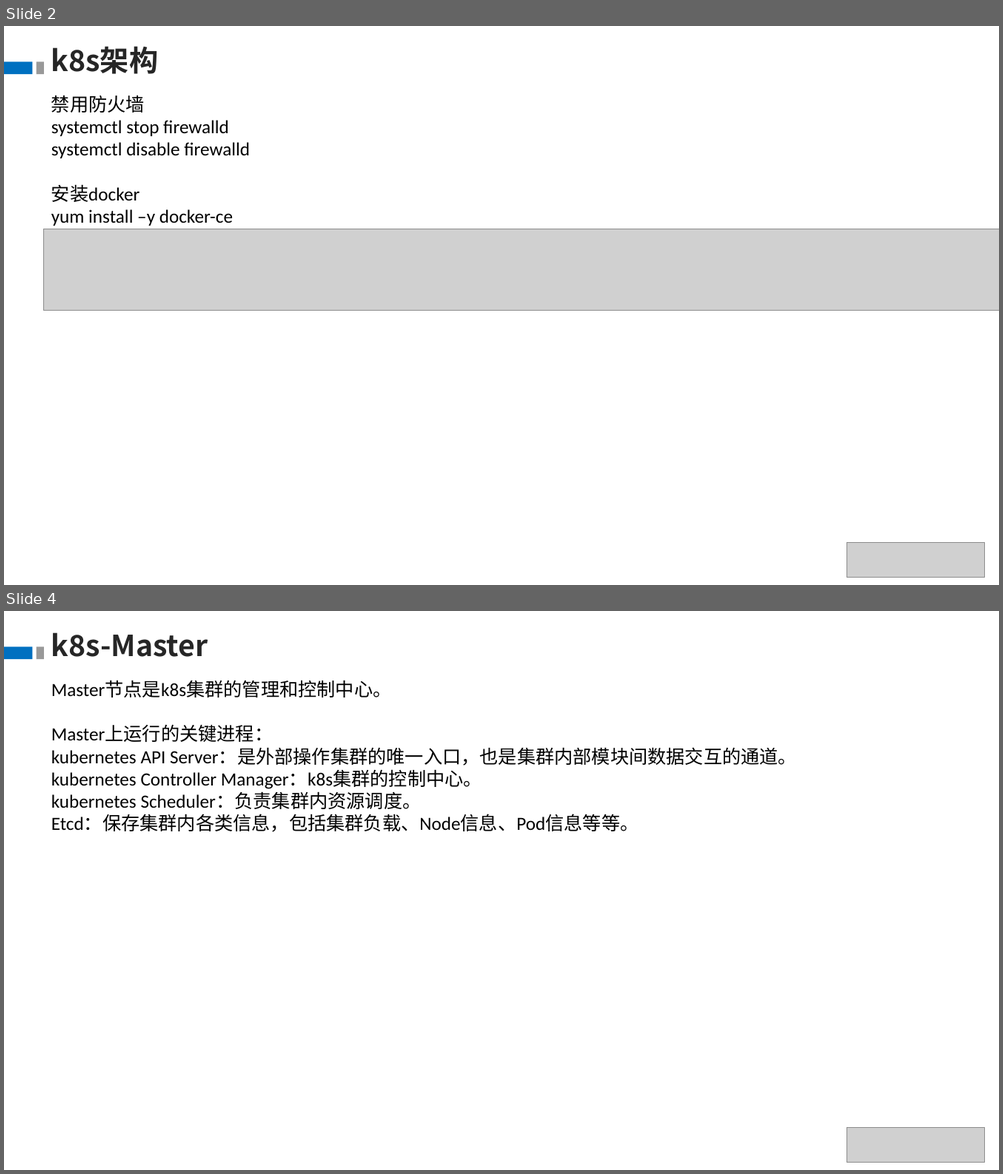
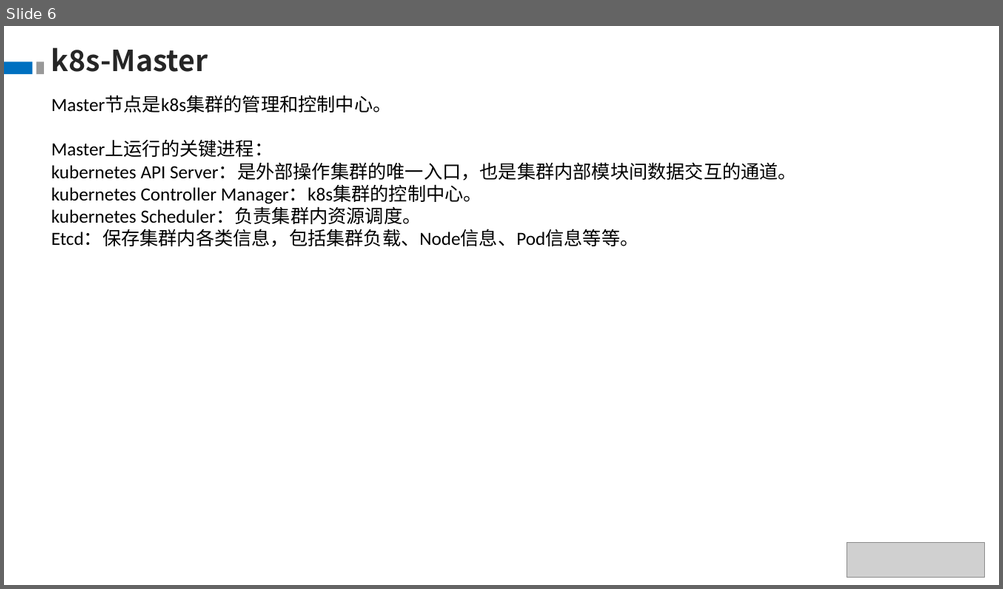
Before and after one commit to theDEADpool/data_structure, a slide deck: k8s.pptx. Shown one above the other, each under a label of ours: slides 2 and 4 before the commit, slide 6 after it; the slides between them are not shown. The pictures are 1003x1174 and 1003x589 pixels, drawn with LibreOffice and Linux fonts; fonts in the diff are those of the drawing; grey boxes stand for pictures. Boxes give left, top, right and bottom in pixels: in the first picture for what was removed or moved away, otherwise in the second. Text is boxed around its words. In the diff, an @@ line names an element or a change of style, - is before the commit and + after.

```diff
--- a/k8s.pptx
+++ b/k8s.pptx
@@ slide 2 removed at <box>4,26,999,585</box>, background #FFFFFF @@
@@ text removed at <box>51,46,158,74</box> @@
-k8s架构
@@ rectangle removed at <box>4,62,32,75</box> @@
@@ rectangle removed at <box>36,62,43,75</box> @@
@@ text removed at <box>51,95,250,226</box> @@
-禁用防火墙
-systemctl stop firewalld
-systemctl disable firewalld
-安装docker
-yum install –y docker-ce
@@ picture removed at <box>43,229,999,310</box> @@
@@ picture removed at <box>847,543,984,578</box> @@
@@ what was slide 4 is now slide 6 @@
```
Also in this commit, not shown: 3 slides changed, 4 slides added, 1 other slide removed.
